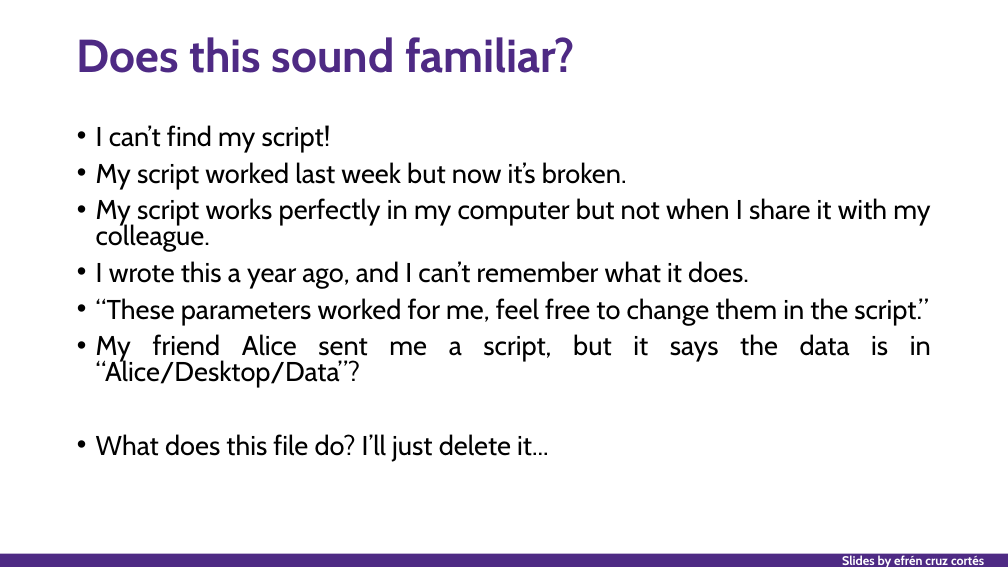
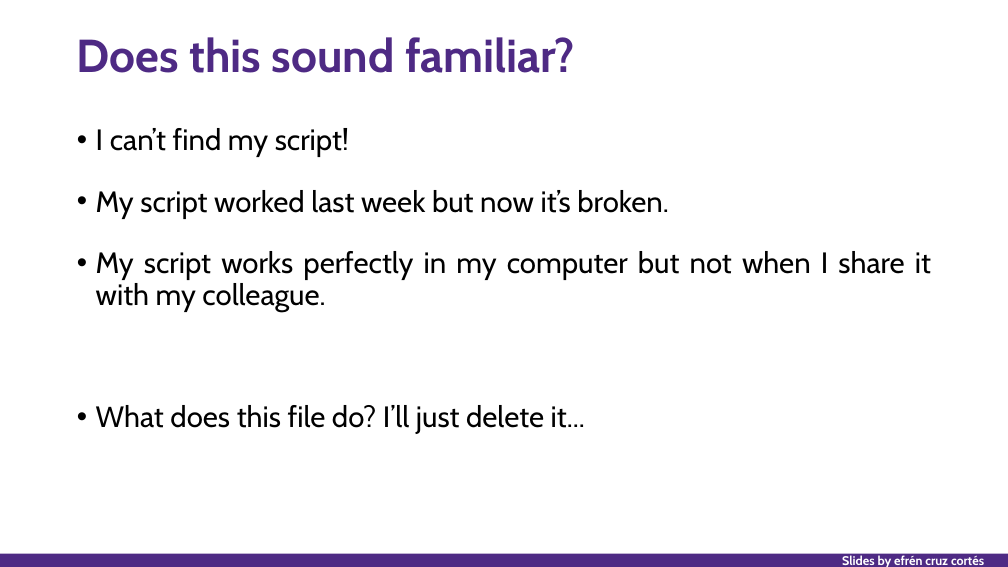
Before and after one commit to nuitrcs/researchers_guide_to_code_organization, a slide deck: slide 6 of researchers_guide_to_code_organization_day_1.pptx (slide 4 before the commit). Drawn at 1008x567 pixels with LibreOffice and Linux fonts; fonts in the diff are those of the drawing. Boxes give left, top, right and bottom in pixels: in the first picture for what was removed or moved away, otherwise in the second. Text is boxed around its words. In the diff, an @@ line names an element or a change of style, - is before the commit and + after.

Commit message:
updating slides and scripts

```diff
--- a/researchers_guide_to_code_organization_day_1.pptx
+++ b/researchers_guide_to_code_organization_day_1.pptx
@@ text "I can’t find my script!" at box(96, 128, 931, 434): size 25.9 to 28 pt; line spacing 0.8 to 0.9; more space between paragraphs @@
@@ text at box(96, 261, 931, 388): paragraphs removed @@
-• I wrote this a year ago, and I can’t remember what it does.
-• “These parameters worked for me, feel free to change them in the script.”
-• My friend Alice sent me a script, but it says the data is in “Alice/Desktop/Data”?
```
Also in this commit, not shown: 5 other slides changed, 2 slides added, 24 other files.
